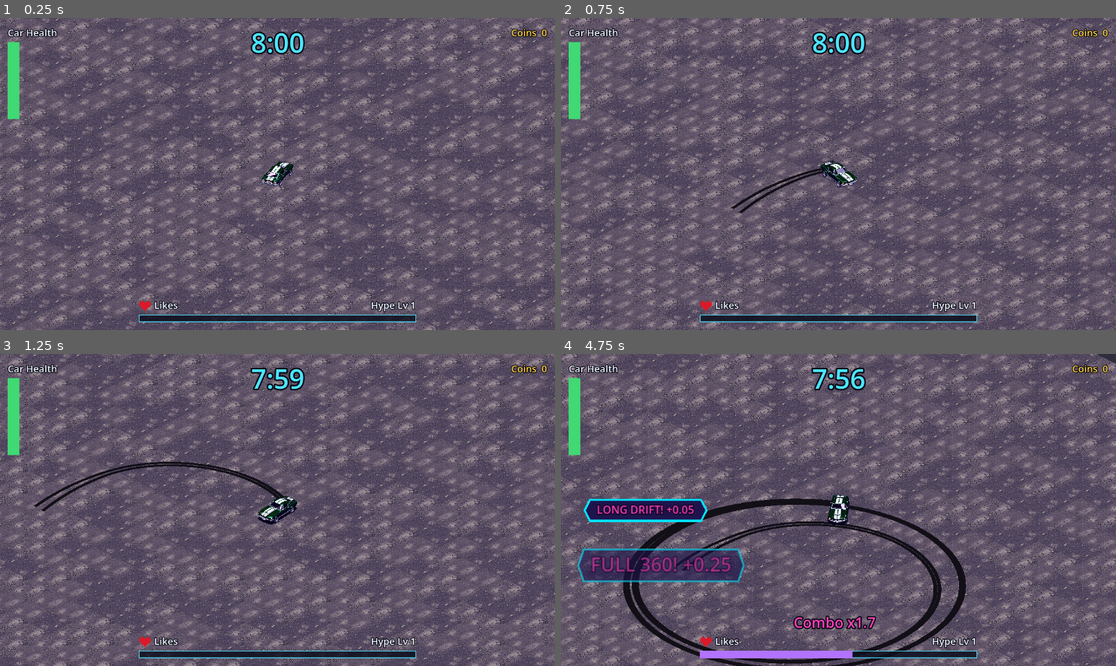
Above: before the commit, frames 1-4 (two rows, left to right).
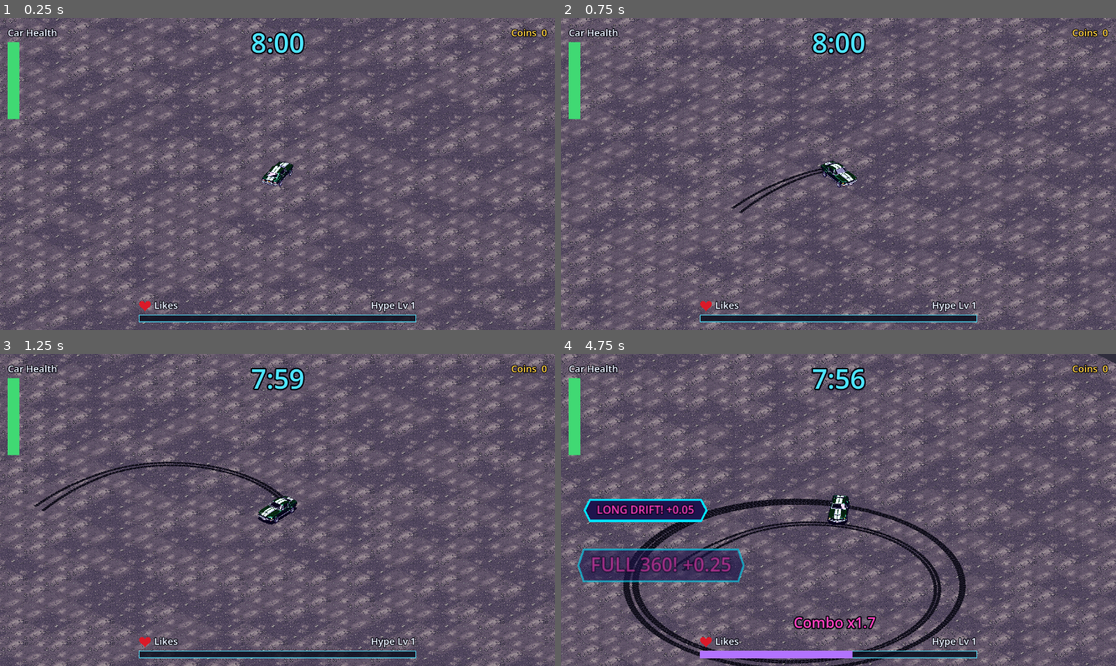
Above: after the commit, the same moments.

Repository: akyrat/solid-carbide-game
Game: Godot game, scene res://tests/fixtures/drift_marks_demo_drift.tscn
The game is run twice, just before and just after one commit, with the same random seed, the same clock (stepped at 60 frames per second) and the same inputs. This scene is started directly instead of the project's main scene.
Inputs (mouse positions are in pixels of both pictures, inside the frame that each line leads up to):
- Up to frame 1 (0.25 s): no input
- Up to frame 2 (0.75 s): tap Enter at 0.5 s; move the mouse to (960, 158) at 0.52 s; hold D (car_steer_right) from 0.53 s (still down); tap Tab (toggle_tuning_panel) at 0.6 s; click (960, 158) at 0.67 s
- Up to frame 3 (1.25 s): keep holding D (car_steer_right)
- Up to frame 4 (4.75 s): release D (car_steer_right) at 1.25 s; drag from (727, 525) to (810, 572) at 1.27 s; move the mouse to (894, 441) at 2.02 s; hold D (car_steer_right) 2.03-2.75 s; hold Shift 2.03-2.75 s; drag from (810, 572) to (672, 463) at 2.77 s; move the mouse to (1005, 556) at 3.52 s; hold A (car_steer_left) 3.53-4.25 s; tap Ctrl at 3.6 s; drag from (672, 463) to (755, 432) at 4.27 s

Frame 1 is identical in both runs. In frame 2, less than 0.1% of the frame differs, in the area x 30-47%, y 48-63%; in frame 3, 0.2%; in frame 4, 1.0%, in the area x 11-73%, y 46-100%.

Commit message:
T-118: drift mark tyre texture drawn by script, swapped into the drift marks scene
Co-Authored-By: Claude Opus 5.5 <noreply@anthropic.com>

Diff:
--- /dev/null
+++ b/game/art/effects/drift_mark.json
@@ -0,0 +1,51 @@
+{
+ "file": "drift_mark.png",
+ "task": "T-118",
+ "what": "The drift marks' tyre texture: one tile, 8 texels along the mark by 8 across, one period of a chevron tread between two ragged shoulders. Drawn along each drift mark (Line2D, tile mode), repeated along its length.",
+ "tread": [
+  ".EE..EE.",
+  "KKKKGGKK",
+  "KKKGGKKK",
+  "KKGGKKKK",
+  "KKGGKKKK",
+  "KKKGGKKK",
+  "KKKKGGKK",
+  ".EE..EE."
+ ],
+ "palette": {
+  "K": [
+   12,
+   10,
+   20
+  ],
+  "G": [
+   46,
+   43,
+   64
+  ],
+  "E": [
+   27,
+   24,
+   40
+  ]
+ },
+ "colors": 3,
+ "made_by": "game/tools/build_drift_mark.py (a script; no PixelLab call, board 2026-10-13). Byte-identical every run.",
+ "rules": "Visual style, Decisions: night palette, no anti-aliasing, no semi-transparent pixels, transparent background (the shoulder rows' gaps), about 30 colours or fewer, no Redgull red; every colour darker than the asphalt and the gravel; rows inside the mark opaque so it tiles without a gap. Check: python game/tools/build_drift_mark.py check",
+ "scale": "width_units 0.25 in the scene: the 8 texels across are 4 flat world pixels, 32 texels per unit, the car and ground art's density; one tile is 0.25 units long",
+ "grounds": {
+  "asphalt": [
+   48,
+   46,
+   62
+  ],
+  "gravel": [
+   99,
+   86,
+   107
+  ]
+ },
+ "used_by": "game/scenes/driving/drift_marks.tscn (mark_texture)",
+ "archive": "art-archive/T-118/: previews over asphalt and gravel, and the alternative with transparent grooves (not used)",
+ "status": "proposal for the board's review (T-118)"
+}
--- a/game/scenes/driving/drift_marks.tscn
+++ b/game/scenes/driving/drift_marks.tscn
@@ -1,23 +1,12 @@
-[gd_scene load_steps=4 format=3]
+[gd_scene load_steps=3 format=3]
 
 [ext_resource type="Script" path="res://scripts/driving/drift_marks.gd" id="1_marks"]
-
-[sub_resource type="Image" id="Image_mark"]
-data = {
-"data": PackedByteArray(18, 15, 23, 255, 18, 15, 23, 255, 18, 15, 23, 255, 18, 15, 23, 255, 18, 15, 23, 255, 18, 15, 23, 255, 18, 15, 23, 255, 18, 15, 23, 255, 18, 15, 23, 255, 18, 15, 23, 255, 18, 15, 23, 255, 18, 15, 23, 255, 18, 15, 23, 255, 18, 15, 23, 255, 18, 15, 23, 255, 18, 15, 23, 255),
-"format": "RGBA8",
-"height": 4,
-"mipmaps": false,
-"width": 4
-}
-
-[sub_resource type="ImageTexture" id="ImageTexture_mark"]
-image = SubResource("Image_mark")
+[ext_resource type="Texture2D" path="res://art/effects/drift_mark.png" id="2_mark"]
 
 [node name="DriftMarks" type="Node2D"]
 texture_filter = 1
 script = ExtResource("1_marks")
-mark_texture = SubResource("ImageTexture_mark")
+mark_texture = ExtResource("2_mark")
 texture_mode = 1
 mark_color = Color(1, 1, 1, 1)
 width_units = 0.25
--- a/game/tests/fixtures/drift_marks_demo.gd
+++ b/game/tests/fixtures/drift_marks_demo.gd
@@ -5,6 +5,9 @@
 ## mode "straight": W only, so nothing is laid. Take it with about 150 frames.
 
 @export var mode := "drift"
+## Where the car starts, in units (T-118: (54, 0) is on the asphalt road east
+## of the centre; the default, the run's own start, is on the gravel).
+@export var start_units := Vector2.ZERO
 ## Physics steps of W alone before the drift starts.
 const STRAIGHT_STEPS := 15
 
@@ -15,6 +18,9 @@
 	game.menu.start_button.pressed.emit()
 	var car: CharacterBody2D = game.run.car
 	car.use_keyboard = false
+	if start_units != Vector2.ZERO:
+		car.model.set_position(start_units)
+		car.position = start_units * car.PX_PER_UNIT
 	car.scripted_input = [true, false, 0.0]
 	if mode != "drift":
 		return
--- /dev/null
+++ b/game/tests/fixtures/drift_marks_demo_asphalt.tscn
@@ -0,0 +1,8 @@
+[gd_scene load_steps=2 format=3]
+
+[ext_resource type="Script" path="res://tests/fixtures/drift_marks_demo.gd" id="1_demo"]
+
+[node name="DriftMarksDemo" type="Node"]
+script = ExtResource("1_demo")
+mode = "drift"
+start_units = Vector2(54, 0)
--- /dev/null
+++ b/game/tests/fixtures/drift_marks_demo_gravel.tscn
@@ -0,0 +1,7 @@
+[gd_scene load_steps=2 format=3]
+
+[ext_resource type="Script" path="res://tests/fixtures/drift_marks_demo.gd" id="1_demo"]
+
+[node name="DriftMarksDemo" type="Node"]
+script = ExtResource("1_demo")
+mode = "drift"
--- a/game/tests/unit/test_drift_marks.gd
+++ b/game/tests/unit/test_drift_marks.gd
@@ -279,7 +279,11 @@
 	for y in img.get_height():
 		for x in img.get_width():
 			var c: Color = img.get_pixel(x, y) * m.mark_color
-			assert_eq(c.a, 1.0, "no semi-transparent pixels")
+			# T-118: the final texture has a transparent background (the shoulders'
+			# gaps), so a pixel is fully clear or fully opaque, never in between.
+			assert_true(c.a == 0.0 or c.a == 1.0, "no semi-transparent pixels")
+			if c.a == 0.0:
+				continue
 			assert_lt(c.get_luminance(), 0.2, "dark")
 			var d := Vector3(c.r - red.r, c.g - red.g, c.b - red.b).length()
 			assert_gt(d, 0.5, "far from Redgull red")
--- /dev/null
+++ b/game/tests/unit/test_drift_marks_art.gd
@@ -0,0 +1,91 @@
+extends GutTest
+## Task T-118: the drift marks' final tyre texture, drawn by
+## game/tools/build_drift_mark.py and swapped into the drift marks scene.
+
+const MarksScene := preload("res://scenes/driving/drift_marks.tscn")
+const RunScene := preload("res://scenes/run/run.tscn")
+const HudScript := preload("res://scripts/hud/hud.gd")
+const ART_PATH := "res://art/effects/drift_mark.png"
+const RECORD_PATH := "res://art/effects/drift_mark.json"
+
+
+func _marks() -> Node2D:
+	var m: Node2D = MarksScene.instantiate()
+	add_child_autofree(m)
+	m.set_process(false)
+	return m
+
+
+func _record() -> Dictionary:
+	return JSON.parse_string(FileAccess.get_file_as_string(RECORD_PATH))
+
+
+func test_the_scene_uses_the_drawn_texture_tiled() -> void:
+	var m := _marks()
+	assert_eq(m.mark_texture.resource_path, ART_PATH)
+	assert_eq(m.texture_mode, Line2D.LINE_TEXTURE_TILE, "tiled along the mark")
+	assert_eq(m.mark_color, Color(1, 1, 1, 1), "no tint: the texture's own colours")
+	assert_eq(m.texture_filter, CanvasItem.TEXTURE_FILTER_NEAREST)
+	for i in 5:
+		m.lay(true, Vector2(0.5 * i, 0.0), 0.3)
+	for l in m.pieces():
+		assert_eq(l.texture, m.mark_texture)
+		assert_eq(l.texture_mode, Line2D.LINE_TEXTURE_TILE)
+		assert_eq(l.texture_repeat, CanvasItem.TEXTURE_REPEAT_ENABLED, "repeats along the mark")
+		assert_eq(l.texture_filter, CanvasItem.TEXTURE_FILTER_NEAREST)
+
+
+func test_the_texture_matches_its_record() -> void:
+	var rec := _record()
+	assert_false(rec.has("endpoint"), "a script-made record, not a PixelLab one")
+	var img: Image = load(ART_PATH).get_image()
+	var tread: Array = rec.tread
+	assert_eq(img.get_height(), tread.size(), "rows across the mark")
+	assert_eq(img.get_width(), String(tread[0]).length(), "texels along the mark")
+	for y in tread.size():
+		var row: String = tread[y]
+		for x in row.length():
+			var c: Color = img.get_pixel(x, y)
+			var ch := row[x]
+			if ch == ".":
+				assert_eq(c.a, 0.0, "clear at %d,%d" % [x, y])
+			else:
+				var want: Array = rec.palette[ch]
+				assert_eq(Color8(int(want[0]), int(want[1]), int(want[2])).to_html(false), c.to_html(false), "colour at %d,%d" % [x, y])
+				assert_eq(c.a, 1.0)
+
+
+func test_the_texture_is_dark_rubber_with_a_transparent_background() -> void:
+	var img: Image = load(ART_PATH).get_image()
+	var w := img.get_width()
+	var h := img.get_height()
+	for corner in [Vector2i(0, 0), Vector2i(w - 1, 0), Vector2i(0, h - 1), Vector2i(w - 1, h - 1)]:
+		assert_eq(img.get_pixelv(corner).a, 0.0, "transparent corner")
+	var red: Color = HudScript.HEART_COLOR
+	var colours := {}
+	for y in h:
+		for x in w:
+			var c := img.get_pixel(x, y)
+			assert_true(c.a == 0.0 or c.a == 1.0, "no semi-transparent pixels")
+			if c.a == 0.0:
+				assert_true(y == 0 or y == h - 1, "only the shoulder rows have gaps: the mark never breaks up")
+				continue
+			colours[c.to_html(false)] = true
+			assert_lt(c.get_luminance(), 0.2, "dark rubber")
+			assert_gt(Vector3(c.r - red.r, c.g - red.g, c.b - red.b).length(), 0.5, "far from Redgull red")
+	assert_lte(colours.size(), 30, "about 30 colours or fewer")
+	assert_gt(colours.size(), 1, "a tread pattern, not one flat colour")
+
+
+func test_marks_in_a_run_use_the_new_texture() -> void:
+	var run: Node2D = RunScene.instantiate()
+	add_child_autofree(run)
+	run.drift_marks.set_process(false)
+	var car: CharacterBody2D = run.car
+	car.use_keyboard = false
+	car.scripted_input = [true, false, -1.0]
+	for i in 40:
+		car.physics_step()
+	assert_gt(run.drift_marks.pieces().size(), 0)
+	for l in run.drift_marks.pieces():
+		assert_eq(l.texture.resource_path, ART_PATH)
Binary file added: game/art/effects/drift_mark.png
Not shown, added: game/art/effects/drift_mark.png.import
Not shown, added: game/tests/unit/test_drift_marks_art.gd.uid
Not shown, changed: agent-notes/asset-generation.md
Not shown, changed: art-archive/README.md
Not shown, added: art-archive/T-118/drift_mark_alt_open_grooves.png
Not shown, added: art-archive/T-118/drift_mark_alt_open_grooves_preview.png
Not shown, added: art-archive/T-118/drift_mark_preview.png
Not shown, changed: game/README.md
Not shown, added: game/tools/build_drift_mark.py
Not shown, added: game/tools/test_build_drift_mark.py
